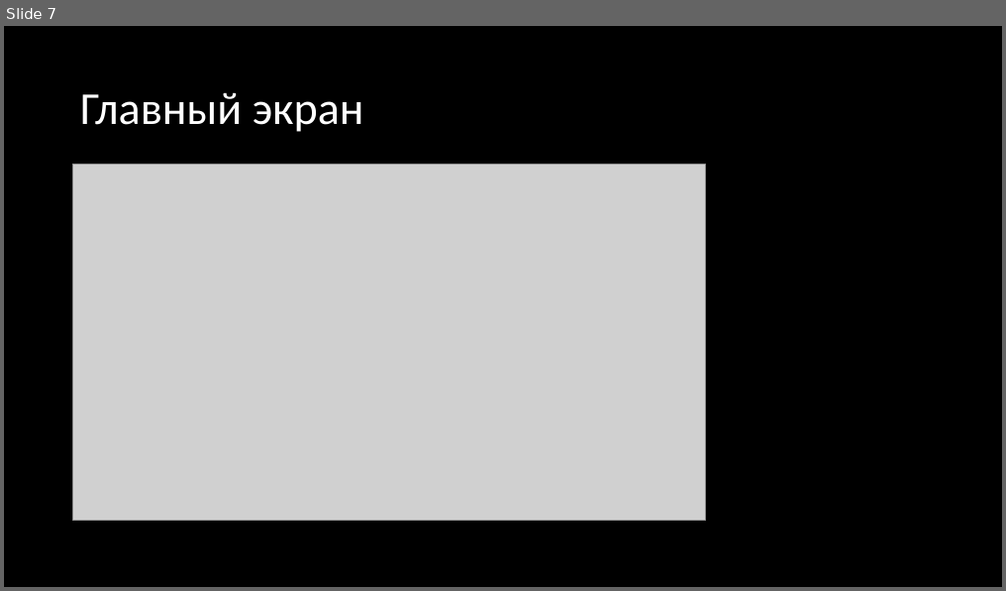
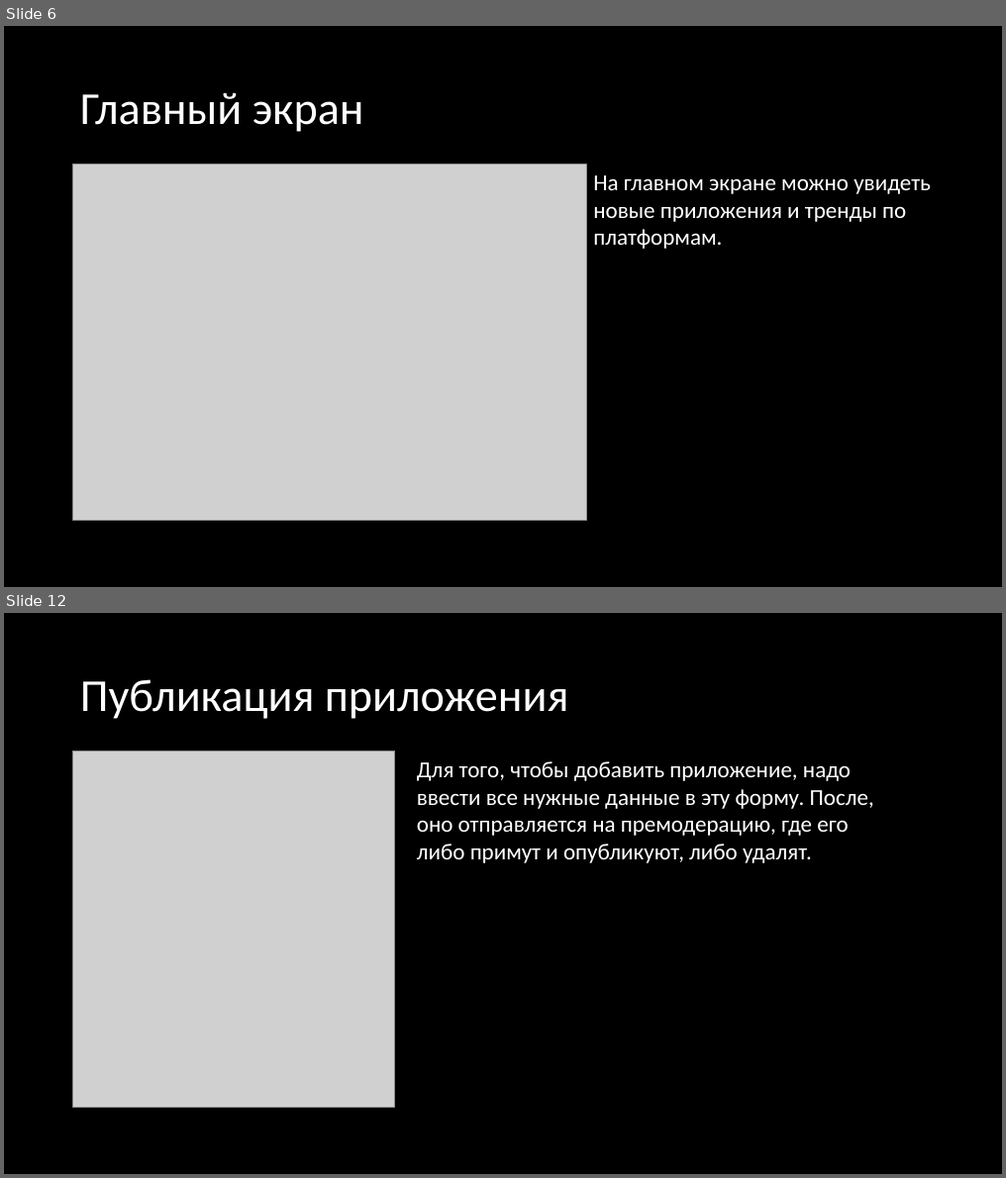
Before and after one commit to ultrasaks/bShop_web, a slide deck: проект.pptx. Shown one above the other, each under a label of ours: slide 7 before the commit, slides 6 and 12 after it; the slides between them are not shown. The pictures are 1006x591 and 1006x1178 pixels, drawn with LibreOffice and Linux fonts; fonts in the diff are those of the drawing; grey boxes stand for pictures. Boxes give left, top, right and bottom in pixels: in the first picture for what was removed or moved away, otherwise in the second. Text is boxed around its words. In the diff, an @@ line names an element or a change of style, - is before the commit and + after.

```diff
--- a/проект.pptx
+++ b/проект.pptx
@@ slide 12 added at <box>4,613,1002,1174</box>, background #000000 @@
@@ title added at <box>80,679,569,719</box>, 44 pt, text #FFFFFF @@
+Публикация приложения
@@ picture added at <box>73,752,395,1108</box> @@
@@ text added at <box>417,761,874,863</box>, 22 pt, text #FFFFFF @@
+Для того, чтобы добавить приложение, надо ввести все нужные данные в эту форму. После, оно отправляется на премодерацию, где его либо примут и опубликуют, либо удалят.
@@ what was slide 7 is now slide 6 @@
@@ slide 6 changed as well @@
@@ picture: place and size @@
-picture at <box>73,165,706,521</box>
+picture at <box>73,165,586,521</box>
@@ text added at <box>593,175,931,249</box>, 22 pt, text #FFFFFF @@
+На главном экране можно увидеть новые приложения и тренды по платформам.
```
Also in this commit, not shown: 5 other slides changed, 11 other slides added, 5 slides removed.
